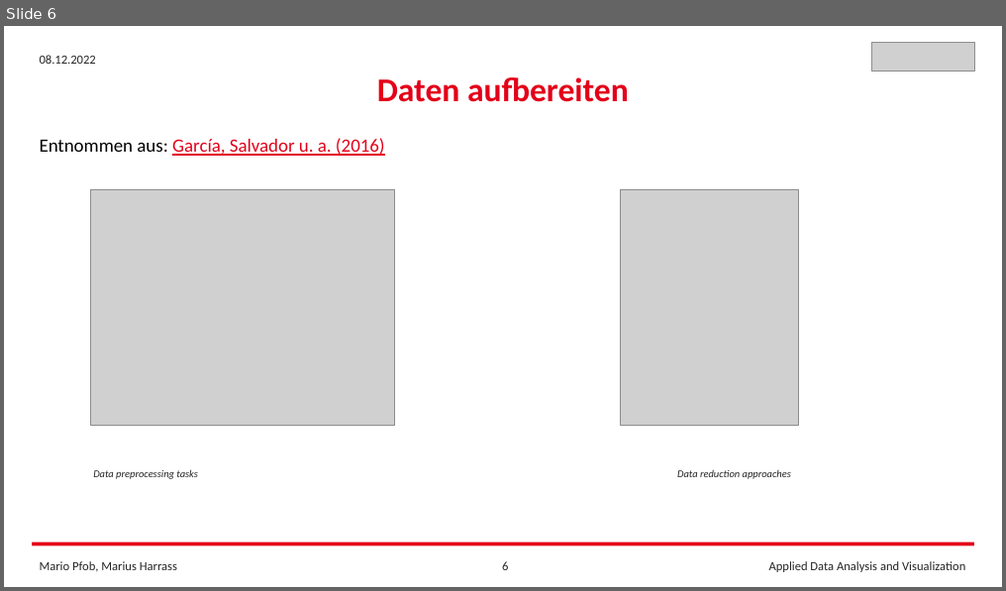
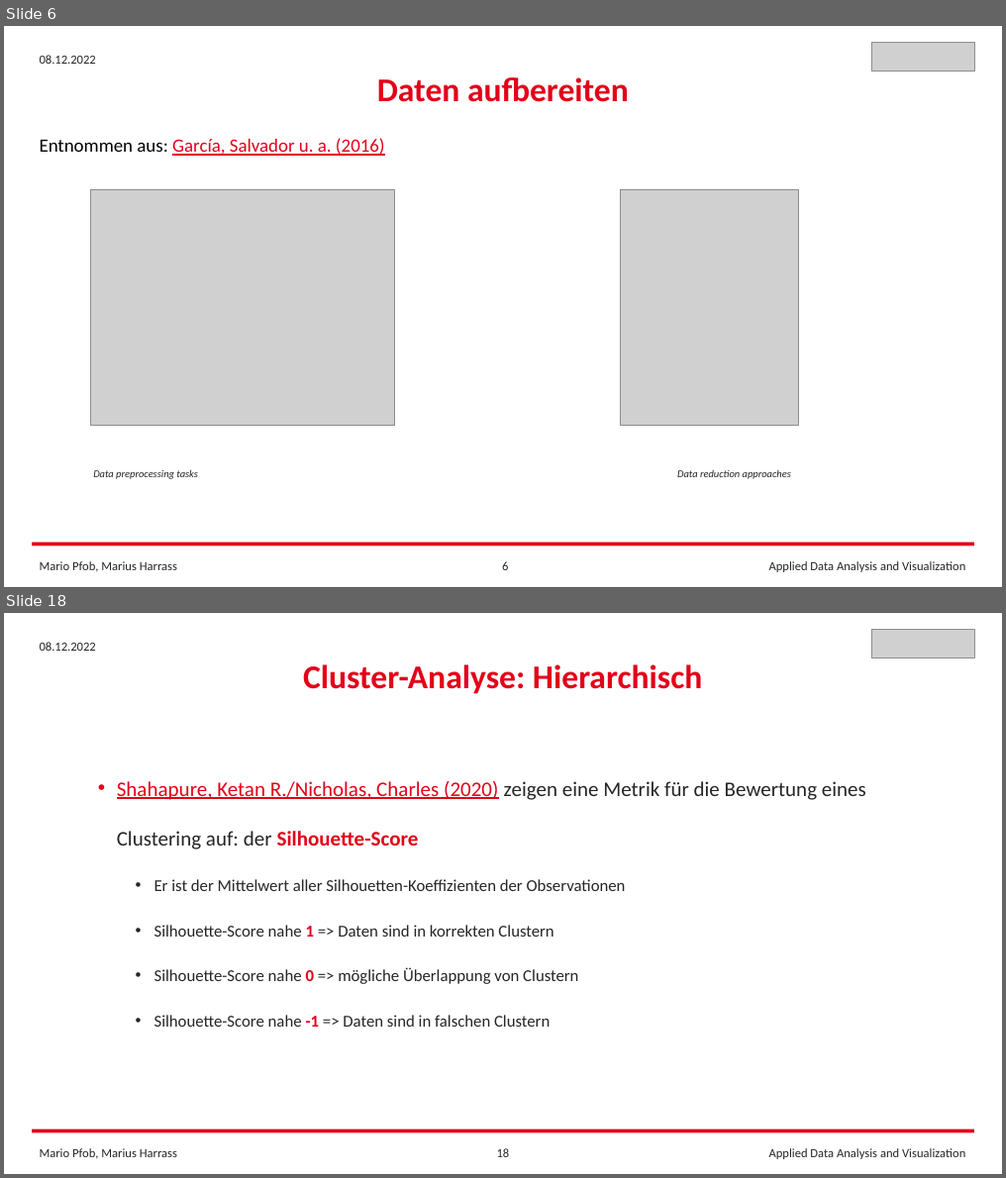
Before and after one commit to FrankCastlepancakes/ClusteringScikitLearn, a slide deck: Clustering_Scikit_Learn.pptx. Shown one above the other, each under a label of ours: slide 6 before the commit, slides 6 and 18 after it; the slides between them are not shown. The pictures are 1006x591 and 1006x1178 pixels, drawn with LibreOffice and Linux fonts; fonts in the diff are those of the drawing; grey boxes stand for pictures. Boxes give left, top, right and bottom in pixels: in the first picture for what was removed or moved away, otherwise in the second. Text is boxed around its words. In the diff, an @@ line names an element or a change of style, - is before the commit and + after.

```diff
--- a/Clustering_Scikit_Learn.pptx
+++ b/Clustering_Scikit_Learn.pptx
@@ slide 18 added at <box>4,613,1002,1174</box>, background #FFFFFF @@
@@ text added at <box>40,642,96,651</box>, 12 pt, text #262626 @@
+08.12.2022
@@ picture added at <box>872,630,975,658</box> @@
@@ text added at <box>303,664,702,694</box>, 32 pt, text #E30019, bold @@
+Cluster-Analyse: Hierarchisch
@@ text added at <box>117,781,866,1027</box>, 16 pt, text #262626 @@
+• Shahapure, Ketan R./Nicholas, Charles (2020) zeigen eine Metrik für die Bewertung eines Clustering auf: der Silhouette-Score
+  • Er ist der Mittelwert aller Silhouetten-Koeffizienten der Observationen
+  • Silhouette-Score nahe 1 => Daten sind in korrekten Clustern
+  • Silhouette-Score nahe 0 => mögliche Überlappung von Clustern
+  • Silhouette-Score nahe -1 => Daten sind in falschen Clustern
@@ rectangle added at <box>32,1130,974,1134</box>, fill #E30019 @@
@@ text added at <box>40,1149,177,1159</box>, 12 pt, text #262626 @@
+Mario Pfob, Marius Harrass
@@ page number added at <box>497,1149,510,1157</box>, 12 pt, text #262626 @@
+18
@@ text added at <box>769,1149,965,1159</box>, 12 pt, text #262626 @@
+Applied Data Analysis and Visualization
```
Also in this commit, not shown: 7 slides changed, 8 other slides added, 2 other files.
